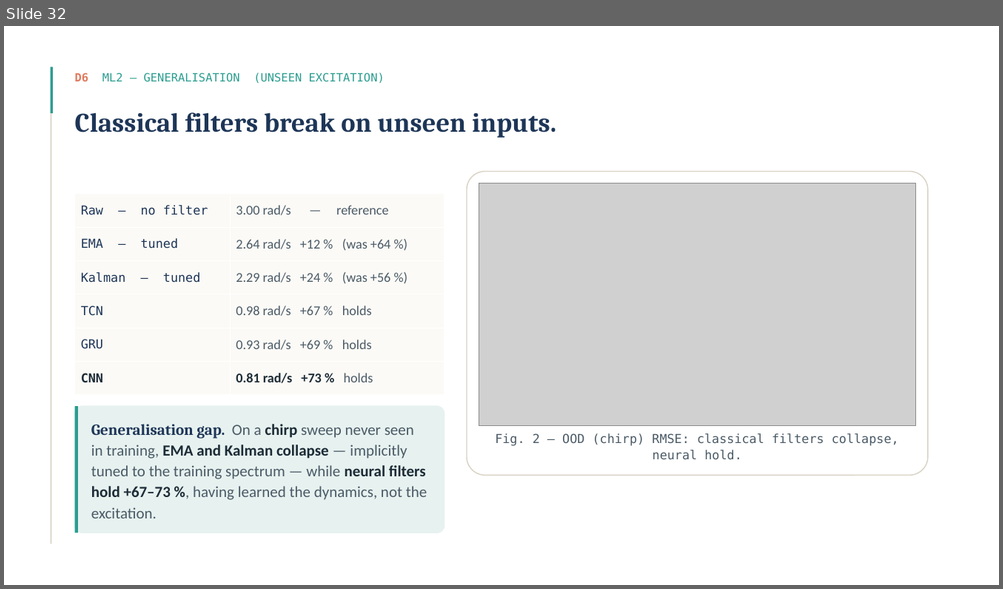
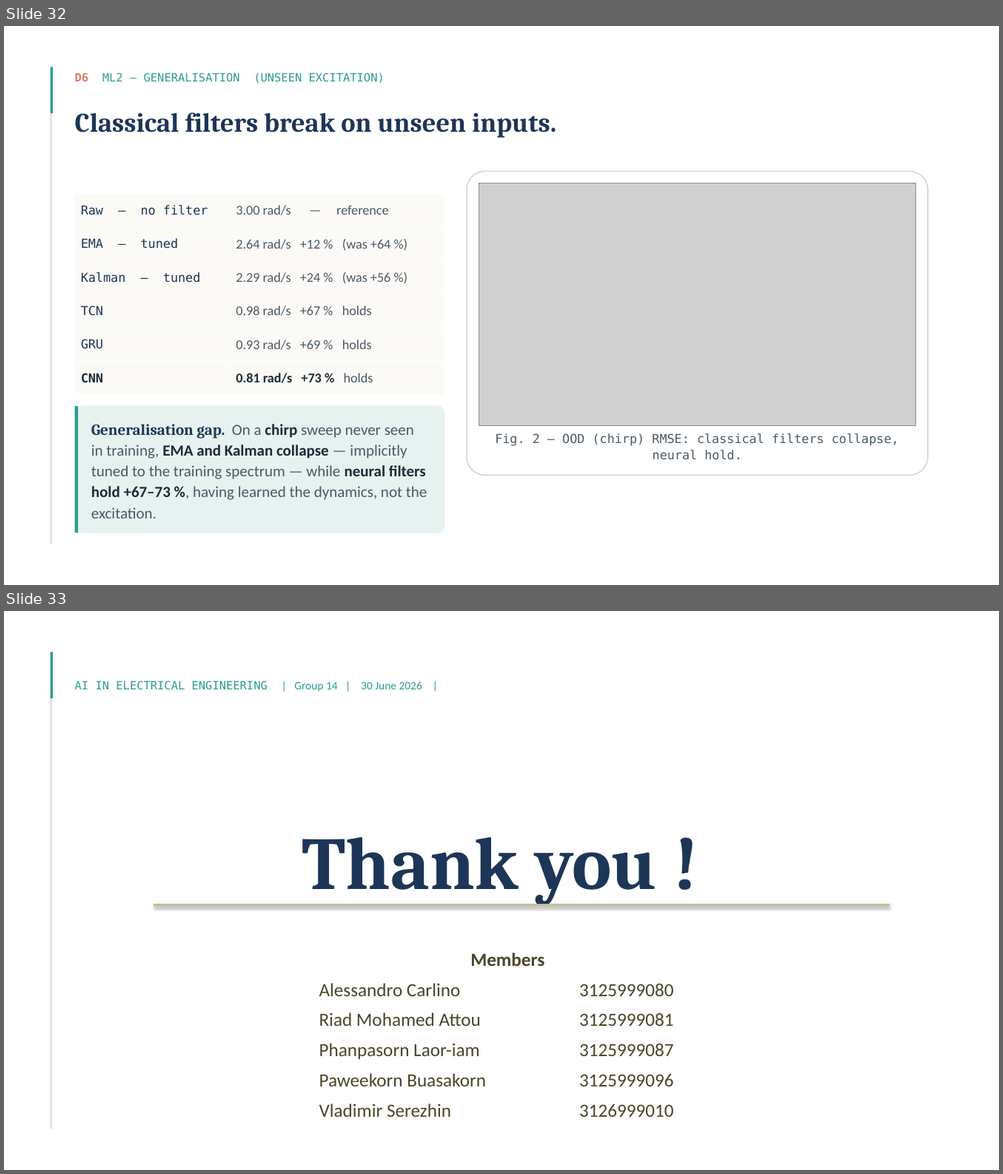
Before and after one commit to Riad-Attou/ai-electrical-engineering, a slide deck: G14-Motor-Estimation-and-Control.pptx. Shown one above the other, each under a label of ours: slide 32 before the commit, slides 32 and 33 after it. The pictures are 1003x589 and 1003x1174 pixels, drawn with LibreOffice and Linux fonts; fonts in the diff are those of the drawing; grey boxes stand for pictures. Boxes give left, top, right and bottom in pixels: in the first picture for what was removed or moved away, otherwise in the second. Text is boxed around its words. In the diff, an @@ line names an element or a change of style, - is before the commit and + after.

```diff
--- a/G14-Motor-Estimation-and-Control.pptx
+++ b/G14-Motor-Estimation-and-Control.pptx
@@ slide 33 added at <box>4,611,999,1170</box>, background #FFFFFF @@
@@ rectangle added at <box>51,652,52,1130</box>, fill #D9D2C4 @@
@@ rectangle added at <box>51,652,53,698</box>, fill #2A9D8F @@
@@ text added at <box>75,681,422,692</box>, 11 pt, text #2A9D8F @@
+AI IN ELECTRICAL ENGINEERING | Group 14 | 30 June 2026 |
@@ text added at <box>302,837,657,906</box>, 72 pt, text #1D3557, bold @@
+Thank you !
@@ line added from (154, 905) to (890, 905), #C4BD97 2 pt @@
@@ table added at <box>311,945,704,1127</box>, 6 rows, 2 columns @@
+Members | 
+Alessandro Carlino | 3125999080
+Riad Mohamed Attou | 3125999081
+Phanpasorn Laor-iam | 3125999087
+Paweekorn Buasakorn | 3125999096
+Vladimir Serezhin | 3126999010
```
Also in this commit, not shown: 3 slides changed.
